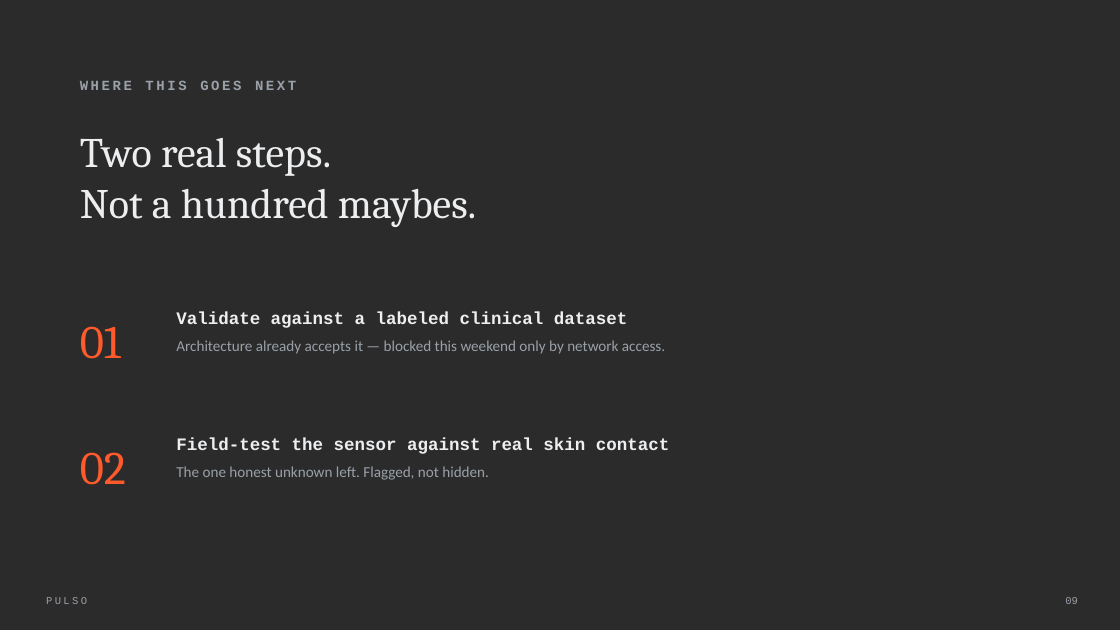
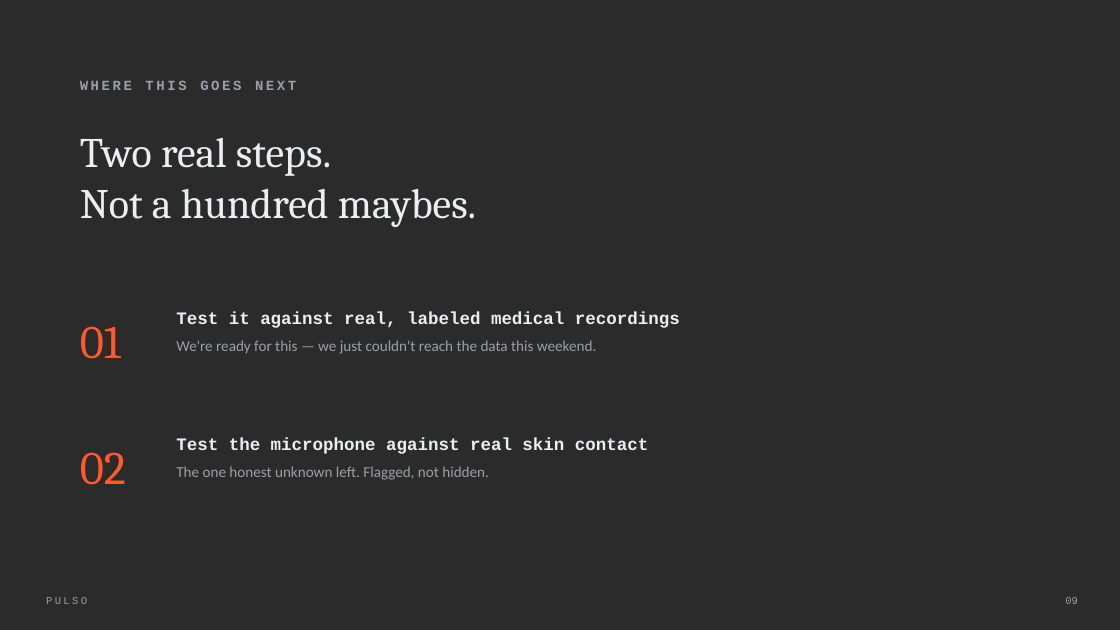
Before and after one commit to Davuddevelop/Pulso, a slide deck: slide 9 of presentation/Pulso_Pitch_Deck.pptx. Drawn at 1120x630 pixels with LibreOffice and Linux fonts; fonts in the diff are those of the drawing; background and template pictures are left out; a plain dark background stands for a picture behind light text. Boxes give left, top, right and bottom in pixels: in the first picture for what was removed or moved away, otherwise in the second. Text is boxed around its words. In the diff, an @@ line names an element or a change of style, - is before the commit and + after.

```diff
--- a/presentation/Pulso_Pitch_Deck.pptx
+++ b/presentation/Pulso_Pitch_Deck.pptx
@@ text at [176,312,680,328]: text changed @@
-Validate against a labeled clinical dataset
+Test it against real, labeled medical recordings
@@ text at [176,340,596,354]: text changed @@
-Architecture already accepts it — blocked this weekend only by network access.
+We're ready for this — we just couldn't reach the data this weekend.
@@ text at [176,438,648,454]: text changed @@
-Field-test the sensor against real skin contact
+Test the microphone against real skin contact
```
Also in this commit, not shown: 3 other slides changed.
